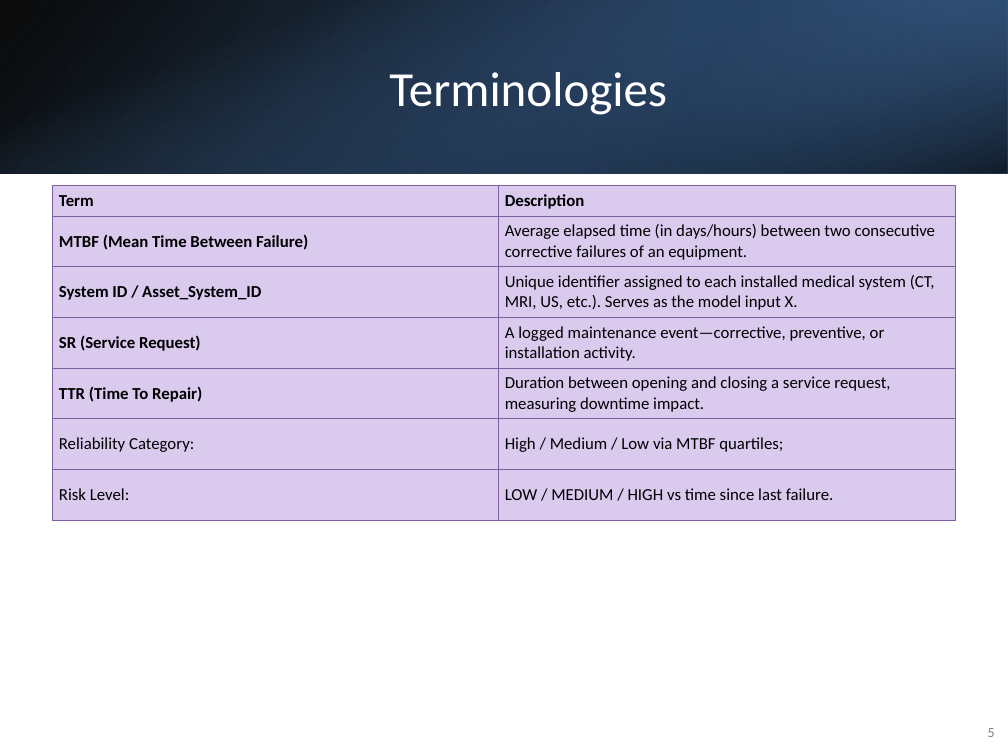
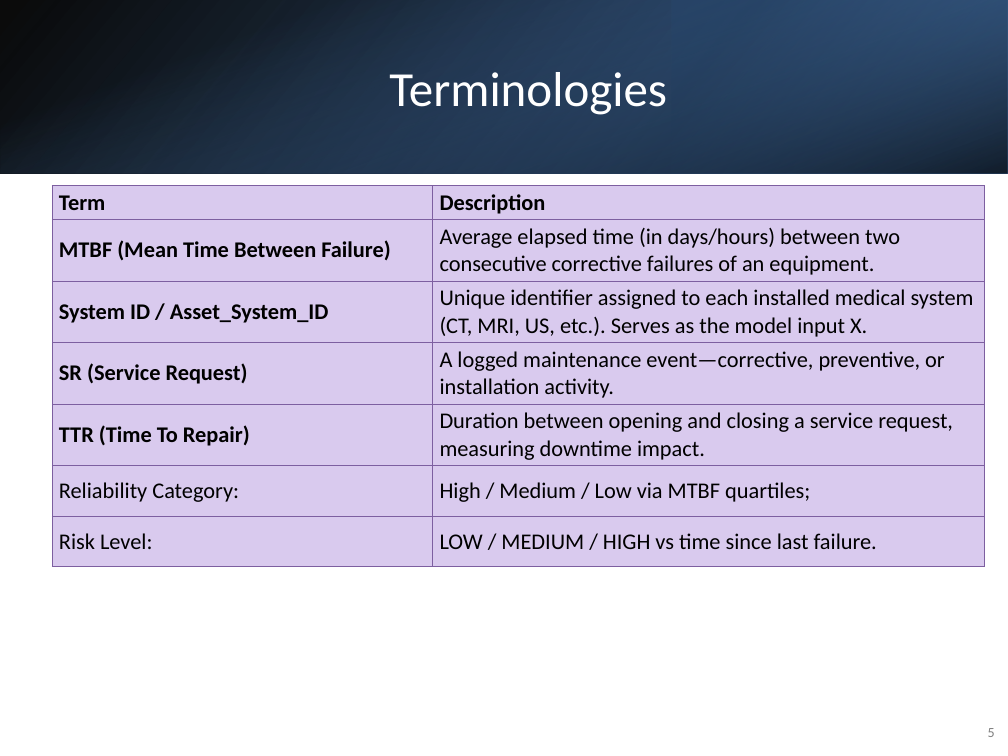
Before and after one commit to shohaghcsesust/BigData-MSProject, a slide deck: slide 5 of BigData_Project_Pro Serv 360.pptx. Drawn at 1008x756 pixels with LibreOffice and Linux fonts; fonts in the diff are those of the drawing. Boxes give left, top, right and bottom in pixels: in the first picture for what was removed or moved away, otherwise in the second. Text is boxed around its words. In the diff, an @@ line names an element or a change of style, - is before the commit and + after.

```diff
--- a/BigData_Project_Pro Serv 360.pptx
+++ b/BigData_Project_Pro Serv 360.pptx
@@ table at box(52, 185, 985, 562) @@
@@ size 12 to 16 pt @@
@@ table: place and size @@
-table at box(52, 185, 956, 520)
+table at box(52, 185, 985, 562)
```
Also in this commit, not shown: 8 other slides changed, 10 slides added, 1 slide removed, 2 other files.
